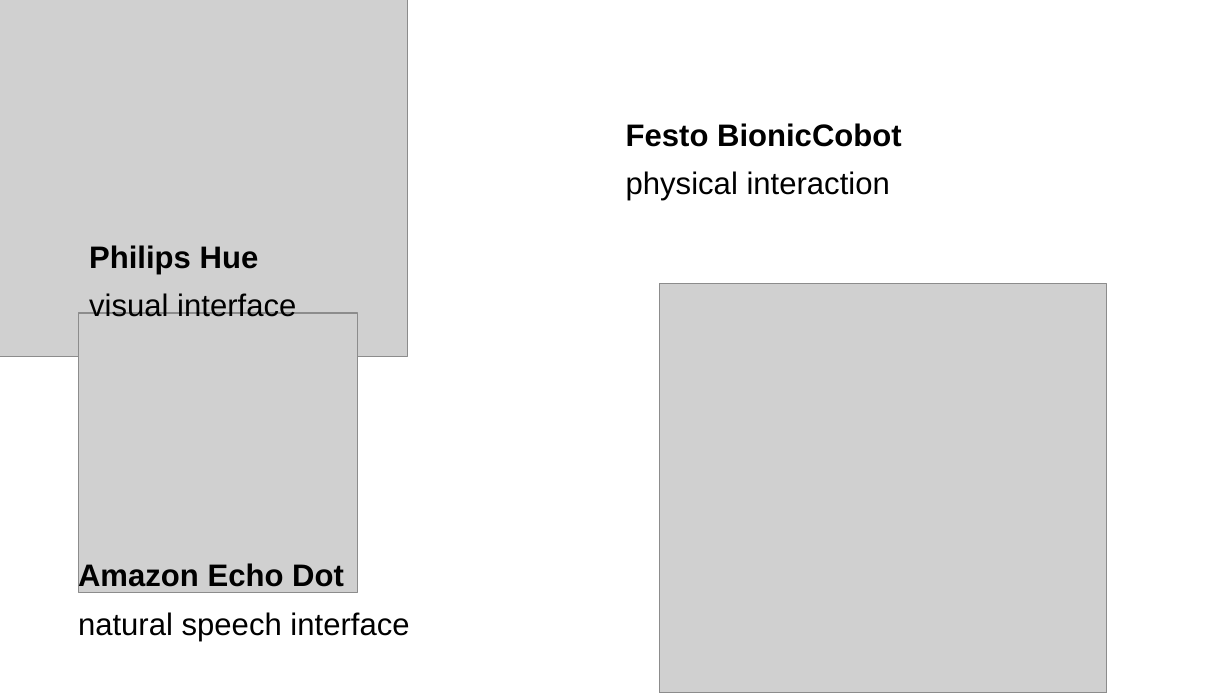
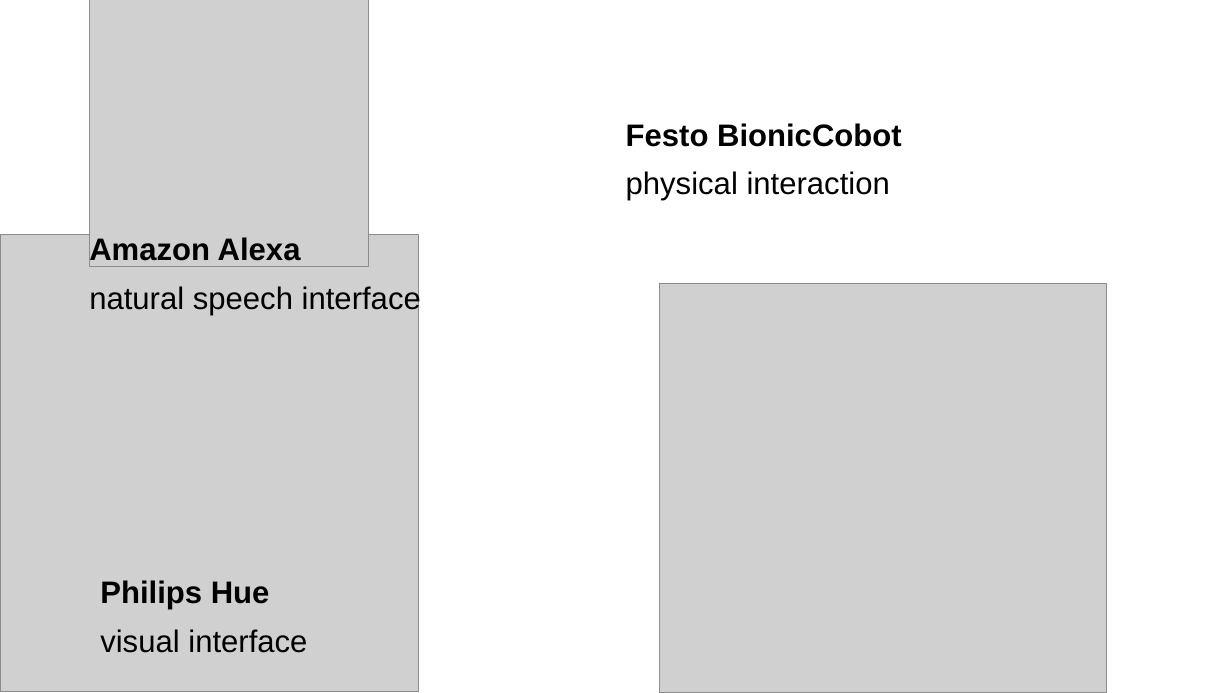
Before and after one commit to anoff/ric, a slide deck: slide 10 of pitch/presentation.odp. Drawn at 1232x693 pixels with LibreOffice and Linux fonts; fonts in the diff are those of the drawing; grey boxes stand for pictures. Boxes give left, top, right and bottom in pixels: in the first picture for what was removed or moved away, otherwise in the second. Text is boxed around its words. In the diff, an @@ line names an element or a change of style, - is before the commit and + after.

```diff
--- a/pitch/presentation.odp
+++ b/pitch/presentation.odp
@@ picture resized from (x1=78, y1=313, x2=358, y2=593) to (x1=89, y1=0, x2=369, y2=266) @@
@@ picture resized from (x1=0, y1=0, x2=407, y2=357) to (x1=0, y1=235, x2=418, y2=692) @@
@@ text "Amazon Alexa" moved from (x1=78, y1=562, x2=409, y2=641) to (x1=89, y1=236, x2=421, y2=315) @@
@@ text at (x1=89, y1=236, x2=301, y2=267): text changed @@
-Amazon Echo Dot
+Amazon Alexa
@@ text "Philips Hue" moved from (x1=89, y1=245, x2=296, y2=317) to (x1=100, y1=580, x2=307, y2=653) @@
```
